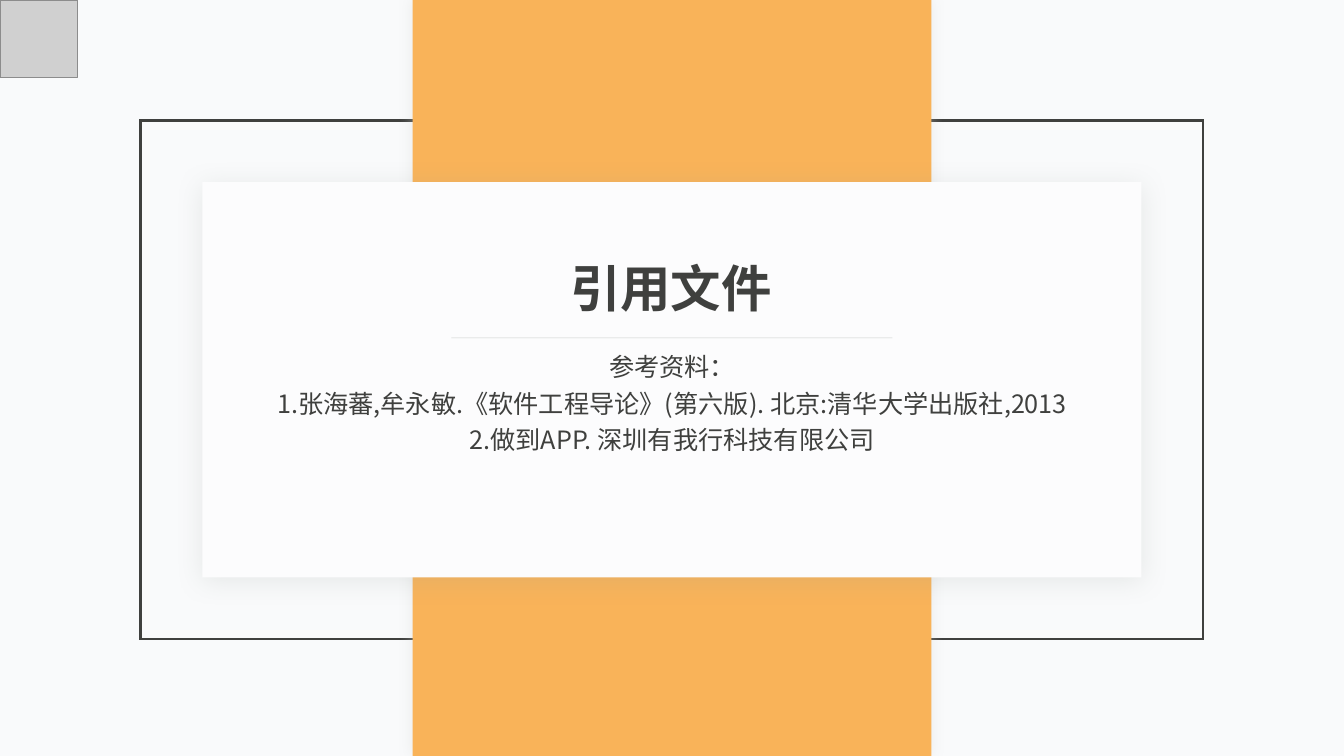
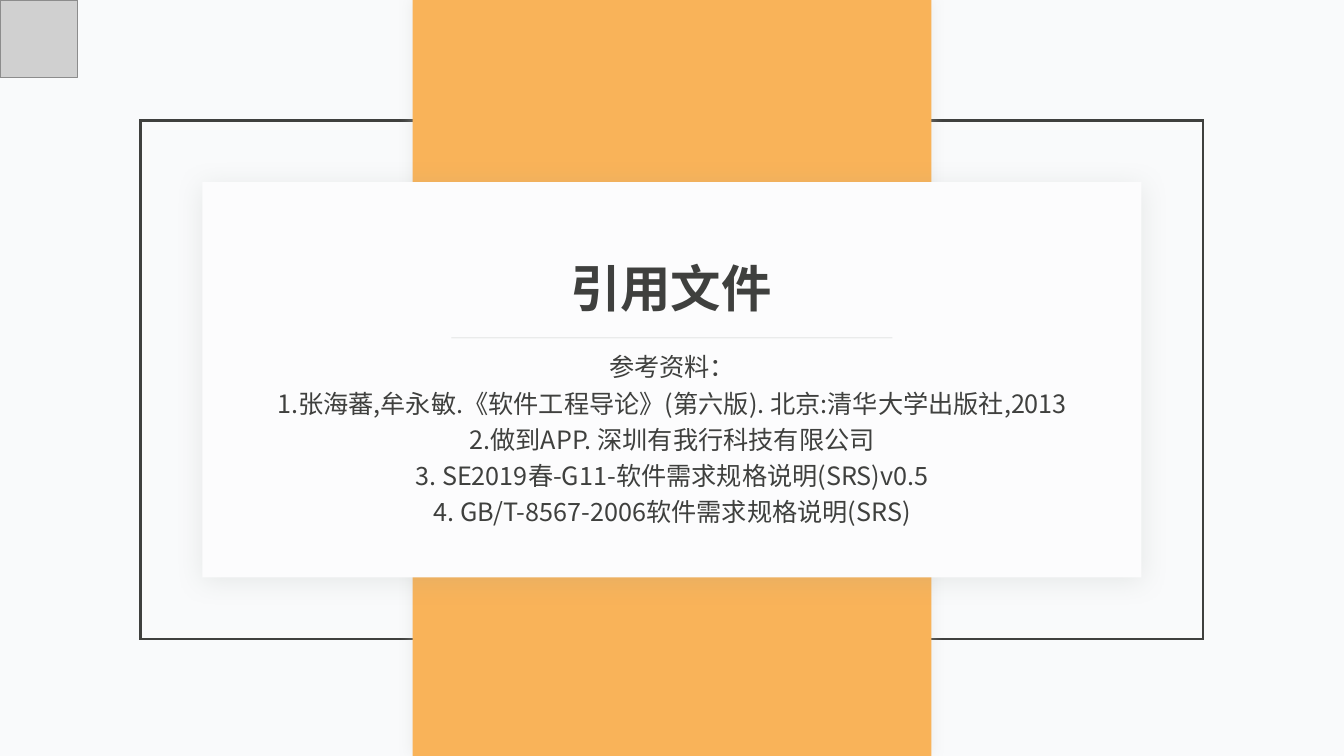
Before and after one commit to lorenzoyoung/ZUCC-Lazy-Bone, a slide deck: slide 5 of 评审PPT/SE2019春-G11-软件需求规格说明(SRS)/SE2019春-G11-软件需求规格说明(SRS)PPT.pptx. Drawn at 1344x756 pixels with LibreOffice and Linux fonts; fonts in the diff are those of the drawing; grey boxes stand for pictures. Boxes give left, top, right and bottom in pixels: in the first picture for what was removed or moved away, otherwise in the second. Text is boxed around its words. In the diff, an @@ line names an element or a change of style, - is before the commit and + after.

```diff
--- a/评审PPT/SE2019春-G11-软件需求规格说明(SRS)/SE2019春-G11-软件需求规格说明(SRS)PPT.pptx
+++ b/评审PPT/SE2019春-G11-软件需求规格说明(SRS)/SE2019春-G11-软件需求规格说明(SRS)PPT.pptx
@@ text at (416, 464, 928, 526): paragraphs added @@
+3. SE2019春-G11-软件需求规格说明(SRS)v0.5
+4. GB/T-8567-2006软件需求规格说明(SRS)
```
Also in this commit, not shown: 2 slides added, 4 other files.
